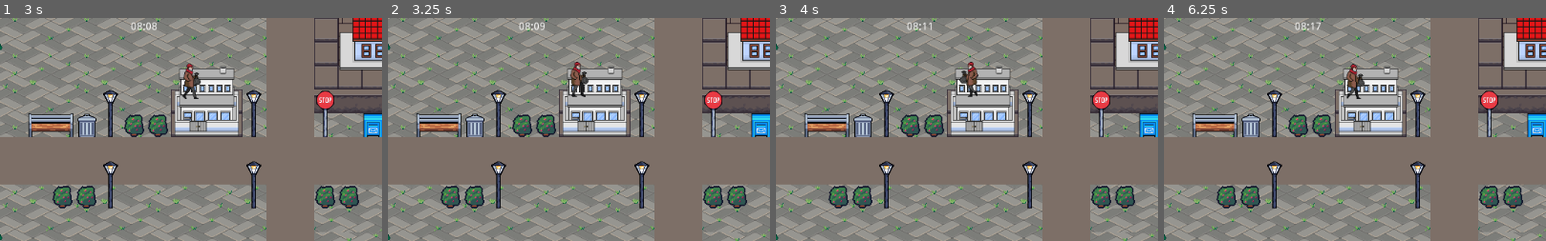
Above: before the commit, frames 1-4 (left to right).
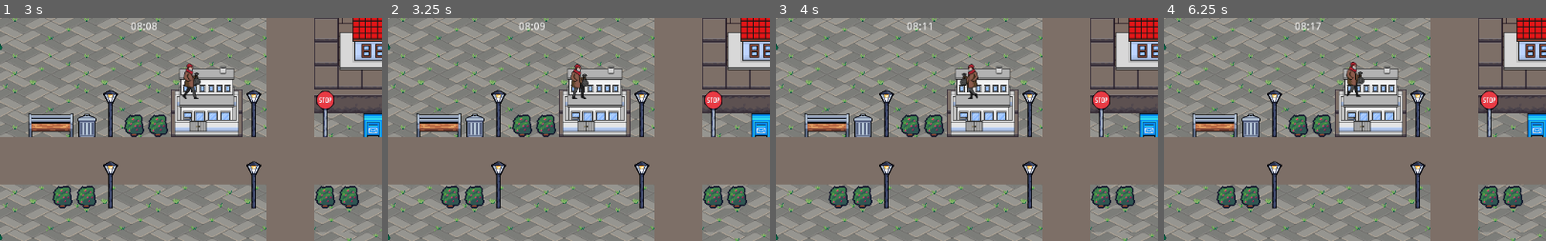
Above: after the commit, the same moments.

Repository: MakeKato/pulsu-king
Game: Godot game, scene res://World1.tscn
Two runs of this game, one before a commit and one after it. Both use one fixed random seed, a clock stepped at 60 frames per second and the inputs below. This scene is started directly instead of the project's main scene.
Inputs:
- Up to frame 1 (3 s): hold Right (ui_right) 0.53-1.28 s; hold Down (ui_down) 1.28-2.03 s; hold Right (ui_right) 2.03-2.78 s; hold Up (ui_up) from 2.78 s (still down)
- Up to frame 2 (3.25 s): keep holding Up (ui_up)
- Up to frame 3 (4 s): release Up (ui_up) at 3.53 s; hold Left (ui_left) from 3.53 s (still down)
- Up to frame 4 (6.25 s): release Left (ui_left) at 5.03 s; hold Down (ui_down) 5.03-5.78 s; hold Right (ui_right) from 5.78 s (still down)
The pictures show only the part of the screen within x 31-81%, y 0-50%; the shares and areas given below are measured in that part.

Frame 1 is identical in both runs. In frame 2, 0.4% of the frame differs, in the area x 47-53%, y 19-37%; in frame 3, 0.3%; in frame 4, 0.4%.

Commit message:
Jenni
BottleSpawn

Diff:
--- a/World1.tscn
+++ b/World1.tscn
@@ -17,6 +17,8 @@
 [ext_resource path="res://scenes/Clock.tscn" type="PackedScene" id=15]
 [ext_resource path="res://transfW1toW32.gd" type="Script" id=16]
 [ext_resource path="res://transfW1toW2.gd" type="Script" id=17]
+[ext_resource path="res://Bottle.tscn" type="PackedScene" id=18]
+[ext_resource path="res://scripts/SpawnManager.gd" type="Script" id=19]
 
 [sub_resource type="TileSet" id=4]
 0/name = "terrain_atlas.png 0"
@@ -246,4 +248,17 @@
 position = Vector2( 704, 4 )
 shape = SubResource( 34 )
 
+[node name="Bottles" type="Node2D" parent="."]
+script = ExtResource( 19 )
+bottle_scene = ExtResource( 18 )
+
+[node name="BottleSpawn1" type="Position2D" parent="." groups=["BottleSpawnPoints"]]
+position = Vector2( 80, 152 )
+
+[node name="BottleSpawn2" type="Position2D" parent="." groups=["BottleSpawnPoints"]]
+position = Vector2( 432, 152 )
+
+[node name="BottleSpawn3" type="Position2D" parent="." groups=["BottleSpawnPoints"]]
+position = Vector2( 528, 470 )
+
 [connection signal="body_entered" from="TileMap/Area2D2" to="TileMap/Area2D2" method="_on_Area2D2_body_entered"]
--- a/teeplayer.gd
+++ b/teeplayer.gd
@@ -10,3 +10,11 @@
 
 func _on_CollisionPolygon2D_draw():
 	pass # Replace with function body.
+
+
+func _on_Area2D2_body_entered(body):
+	pass # Replace with function body.
+
+
+func _on_Area2D2_body_exited(body):
+	pass # Replace with function body.
Not shown: 1 places in World1.tscn that only renumber resources
